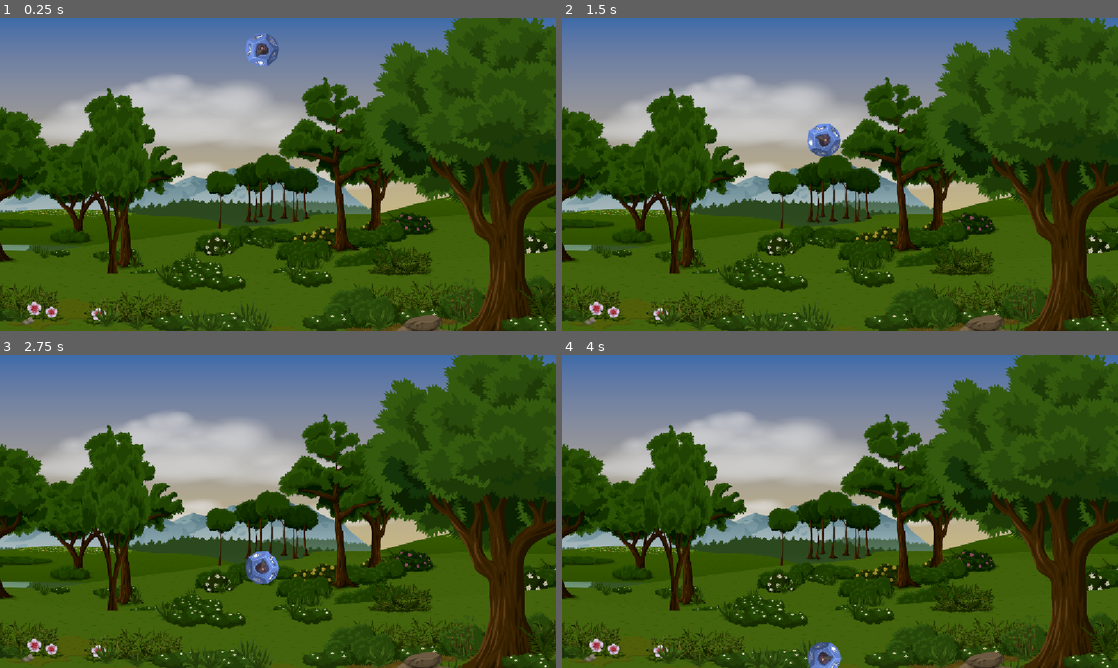
Above: before the commit, frames 1-4 (two rows, left to right).
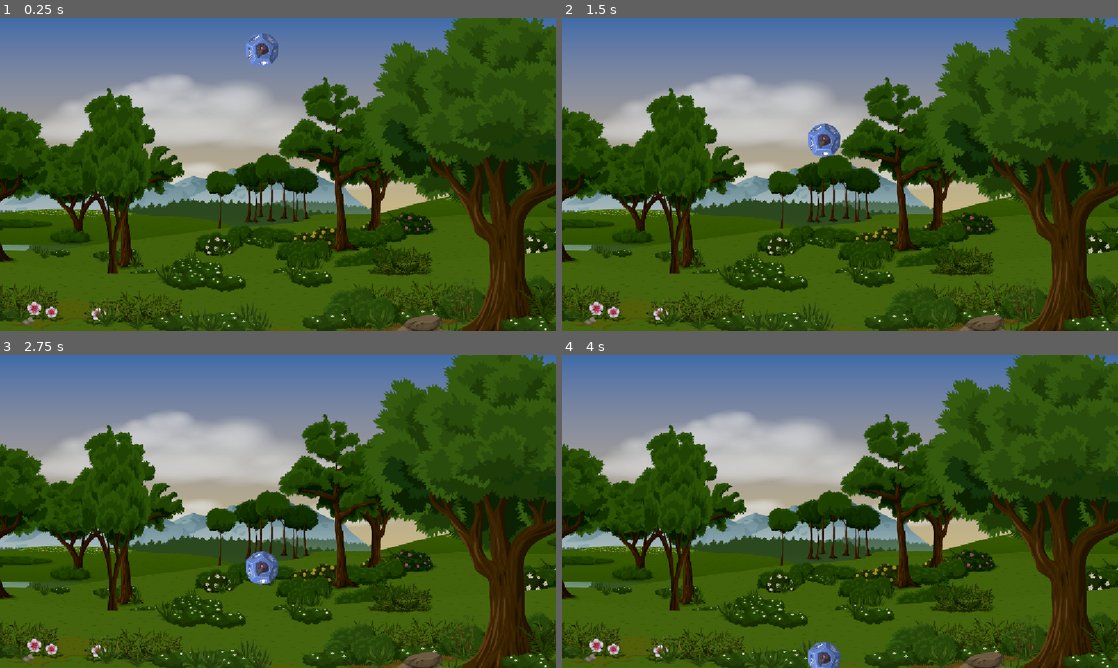
Above: after the commit, the same moments.

Repository: Newton-Duarte/godot-dice-catcher
Game: Godot game, scene res://scenes/game.tscn
The game is run twice, just before and just after one commit, with the same random seed, the same clock (stepped at 60 frames per second) and the same inputs.
Inputs:
- Up to frame 1 (0.25 s): no input
- Up to frame 2 (1.5 s): no input
- Up to frame 3 (2.75 s): no input
- Up to frame 4 (4 s): no input

The runs differ from the first frame. In frame 1, 0.2% of the frame differs, in the area x 44-51%, y 4-16%; in frame 2, 0.4%; in frame 3, 0.4%, in the area x 44-51%, y 62-74%; in frame 4, 0.3%.

Commit message:
chore: add static types to dice variables

Diff:
--- a/scripts/dice.gd
+++ b/scripts/dice.gd
@@ -4,11 +4,11 @@
 
 @onready var sprite_2d: Sprite2D = $Sprite2D
 
-const SPEED = 150
-const ROTATION_SPEED = 4
+const SPEED: float = 150.0
+const ROTATION_SPEED: float = 5.0
 
-var rotate_directions: Array[int] = [-1, 1]
-var rotate_direction: int = 1
+var rotate_directions: Array[float] = [-1.0, 1.0]
+var rotate_direction: int = 1.0
 
 func _ready() -> void:
 	rotate_direction = rotate_directions.pick_random()
